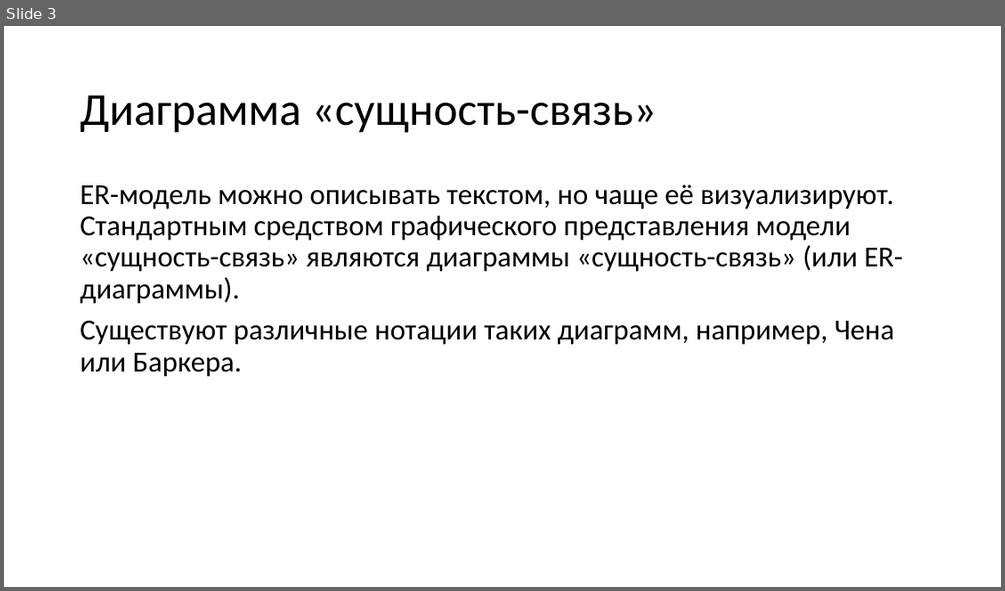
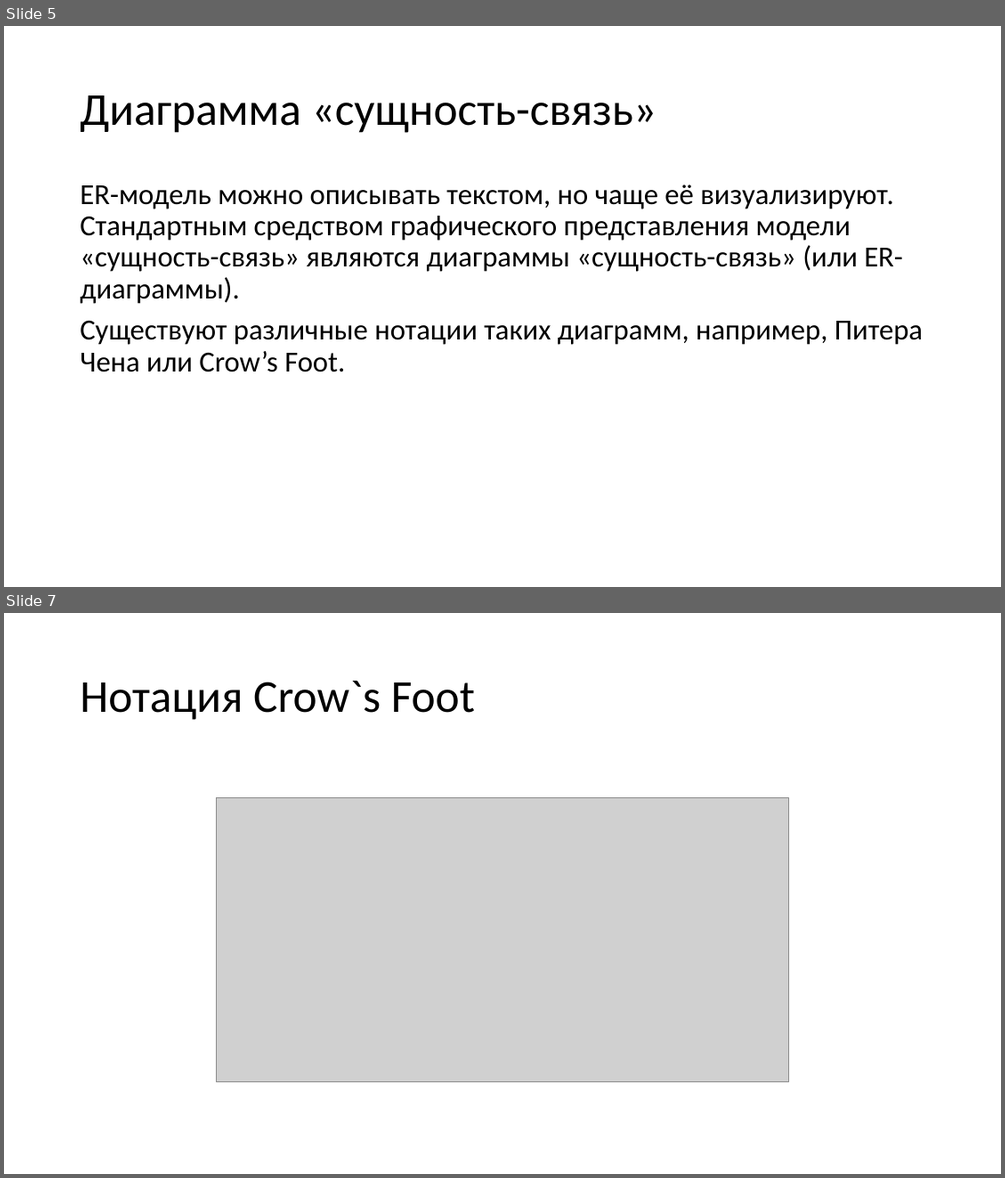
Before and after one commit to avdosev/DataBasePresentations, a slide deck: Модель сущность связь/Презентация.pptx. Shown one above the other, each under a label of ours: slide 3 before the commit, slides 5 and 7 after it; the slides between them are not shown. The pictures are 1005x591 and 1005x1178 pixels, drawn with LibreOffice and Linux fonts; fonts in the diff are those of the drawing; grey boxes stand for pictures. Boxes give left, top, right and bottom in pixels: in the first picture for what was removed or moved away, otherwise in the second. Text is boxed around its words. In the diff, an @@ line names an element or a change of style, - is before the commit and + after.

```diff
--- a/Модель сущность связь/Презентация.pptx
+++ b/Модель сущность связь/Презентация.pptx
@@ slide 7 added at (4,613,1001,1174), background #FFFFFF @@
@@ title added at (80,681,475,720), 44 pt, text #000000 @@
+Нотация Crow`s Foot
@@ picture added at (217,798,789,1081) @@
@@ what was slide 3 is now slide 5 @@
@@ slide 5 changed as well @@
@@ text at (80,320,922,372): text changed @@
-Существуют различные нотации таких диаграмм, например, Чена или Баркера.
+Существуют различные нотации таких диаграмм, например, Питера Чена или Crow’s Foot.
```
Also in this commit, not shown: 2 other slides changed, 5 other slides added, 2 slides removed.
